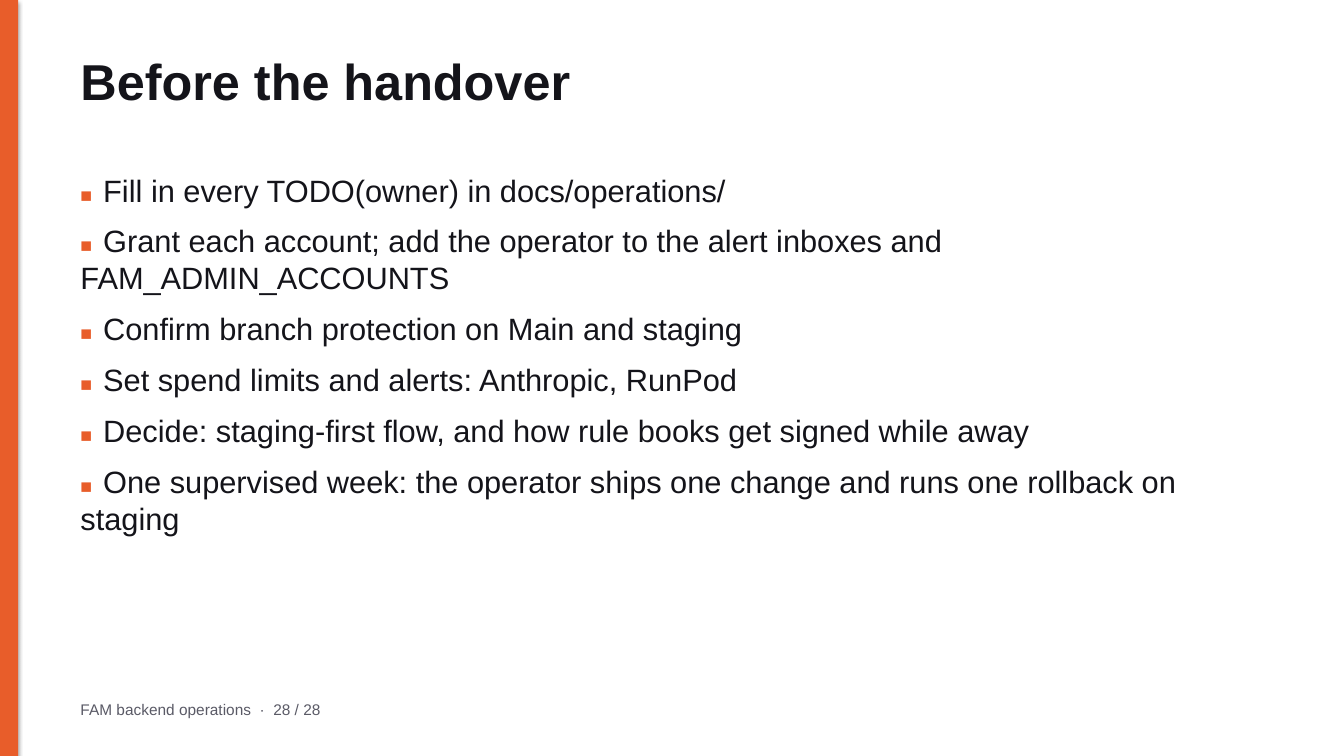
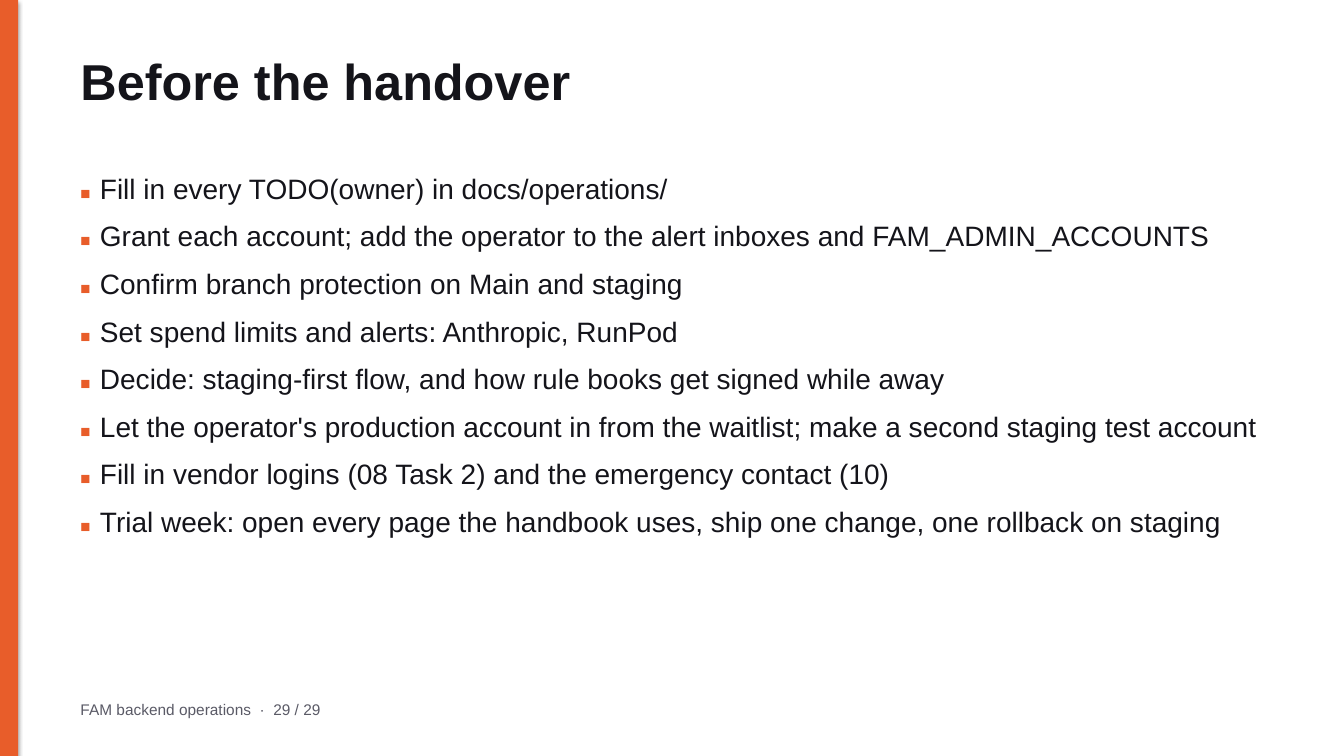
Before and after one commit to tjweingart-byte/FAM, a slide deck: slide 29 of docs/operations/FAM_Backend_Operations.pptx (slide 28 before the commit). Drawn at 1344x756 pixels with LibreOffice and Linux fonts; fonts in the diff are those of the drawing. Boxes give left, top, right and bottom in pixels: in the first picture for what was removed or moved away, otherwise in the second. Text is boxed around its words. In the diff, an @@ line names an element or a change of style, - is before the commit and + after.

```diff
--- a/docs/operations/FAM_Backend_Operations.pptx
+++ b/docs/operations/FAM_Backend_Operations.pptx
@@ text at (100,178,1208,394): size 14 to 12 pt in "■", "■", "■", "■" and 1 more places; size 22 to 20 pt in "Fill in every TODO(owner) in docs/operations/", "Grant each account; add the operator to ...", "Confirm branch protection on Main and staging", "Set spend limits and alerts: Anthropic, RunPod" and 1 more places @@
@@ text at (100,416,1256,537): text changed; size 22 to 20 pt @@
-■ One supervised week: the operator ships one change and runs one rollback on staging
+■ Let the operator's production account in from the waitlist; make a second staging test account
+■ Fill in vendor logins (08 Task 2) and the emergency contact (10)
+■ Trial week: open every page the handbook uses, ship one change, one rollback on staging
```
Also in this commit, not shown: 26 other slides changed, 1 slide added, 15 other files.
